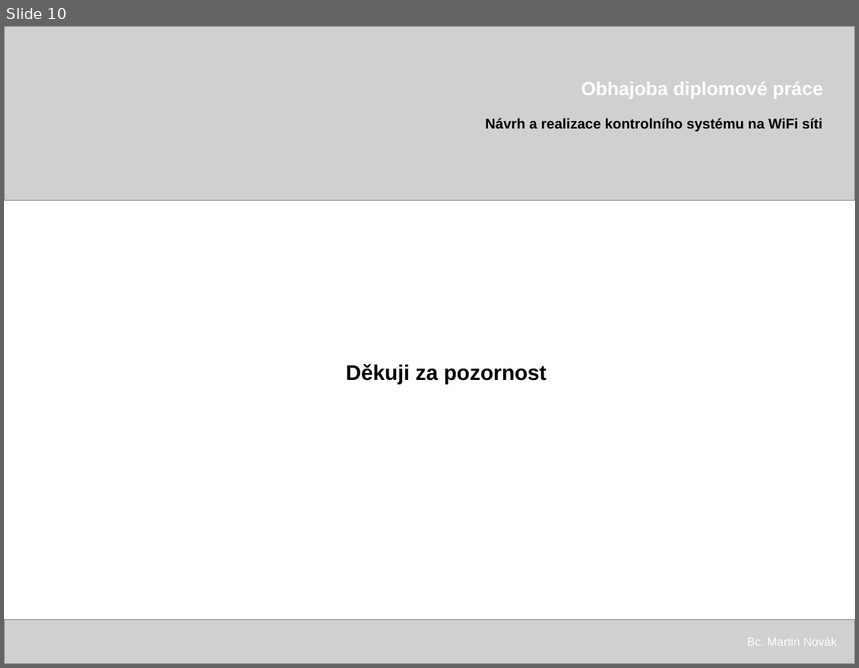
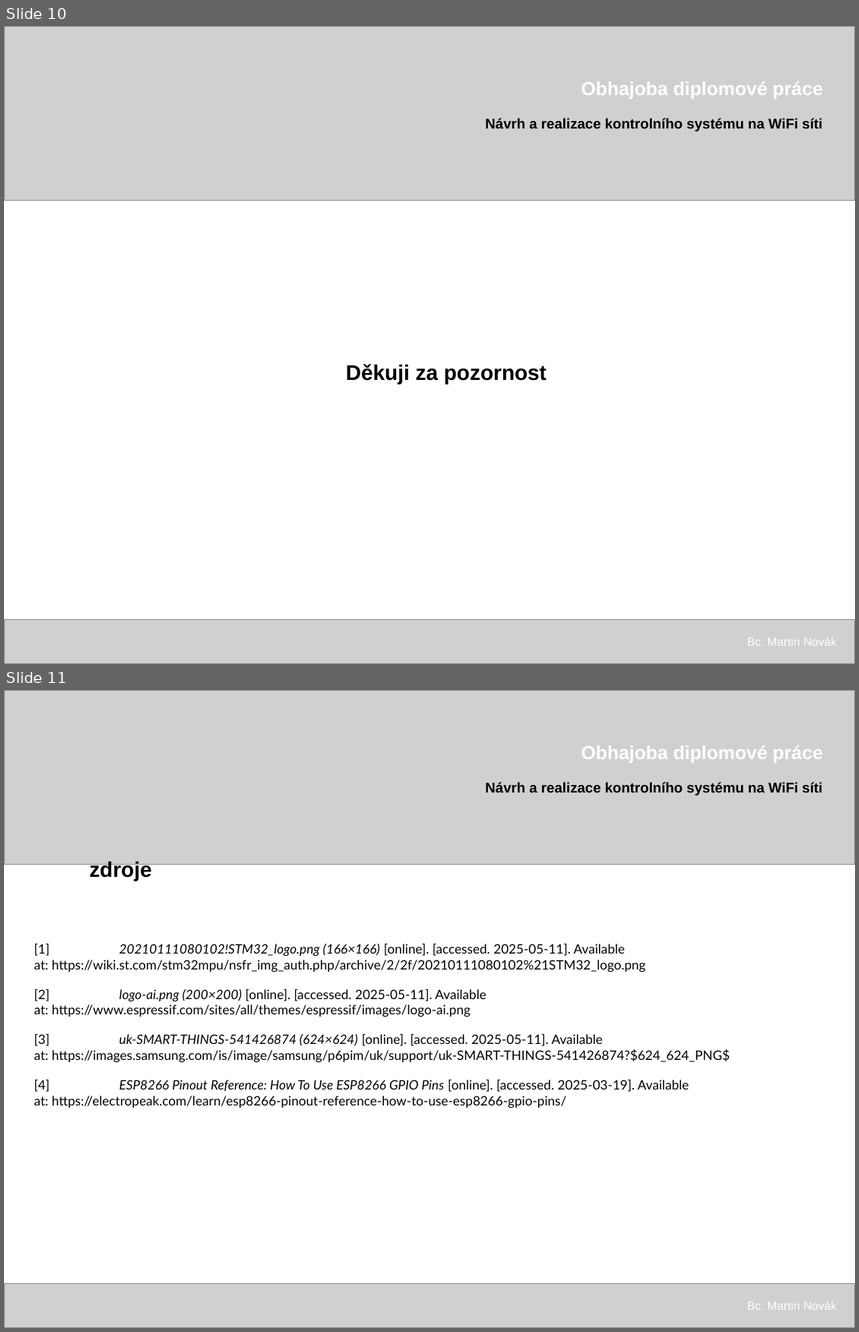
Before and after one commit to pjocesoj/diplomka_git, a slide deck: prezentace/xnovm288-obhajoba (sablona urna).pptx. Shown one above the other, each under a label of ours: slide 10 before the commit, slides 10 and 11 after it. The pictures are 859x668 and 859x1332 pixels, drawn with LibreOffice and Linux fonts; fonts in the diff are those of the drawing; grey boxes stand for pictures. Boxes give left, top, right and bottom in pixels: in the first picture for what was removed or moved away, otherwise in the second. Text is boxed around its words. In the diff, an @@ line names an element or a change of style, - is before the commit and + after.

```diff
--- a/prezentace/xnovm288-obhajoba (sablona urna).pptx
+++ b/prezentace/xnovm288-obhajoba (sablona urna).pptx
@@ slide 11 added at bbox=[4, 690, 855, 1328], background #FFFFFF @@
@@ picture added at bbox=[4, 690, 855, 865] @@
@@ text added at bbox=[582, 745, 823, 763], 16 pt, text #FFFFFF, bold @@
+Obhajoba diplomové práce
@@ text added at bbox=[485, 782, 823, 796], 12 pt, text #000000, bold @@
+Návrh a realizace kontrolního systému na WiFi síti
@@ text added at bbox=[89, 861, 151, 881], 18 pt, text #000000, bold @@
+zdroje
@@ text added at bbox=[34, 944, 730, 1108], 11 pt, text #000000 @@
+[1] 20210111080102!STM32_logo.png (166×166) [online]. [accessed. 2025-05-11]. Available at: https://wiki.st.com/stm32mpu/nsfr_img_auth.php/archive/2/2f/20210111080102%21STM32_logo.png
+[2] logo-ai.png (200×200) [online]. [accessed. 2025-05-11]. Available at: https://www.espressif.com/sites/all/themes/espressif/images/logo-ai.png
+[3] uk-SMART-THINGS-541426874 (624×624) [online]. [accessed. 2025-05-11]. Available at: https://images.samsung.com/is/image/samsung/p6pim/uk/support/uk-SMART-THINGS-541426874?$624_624_PNG$
+[4] ESP8266 Pinout Reference: How To Use ESP8266 GPIO Pins [online]. [accessed. 2025-03-19]. Available at: https://electropeak.com/learn/esp8266-pinout-reference-how-to-use-esp8266-gpio-pins/
@@ picture added at bbox=[4, 1284, 855, 1328] @@
@@ text added at bbox=[747, 1302, 837, 1310], 10 pt, text #FFFFFF @@
+Bc. Martin Novák
```
Also in this commit, not shown: 2 other files.
